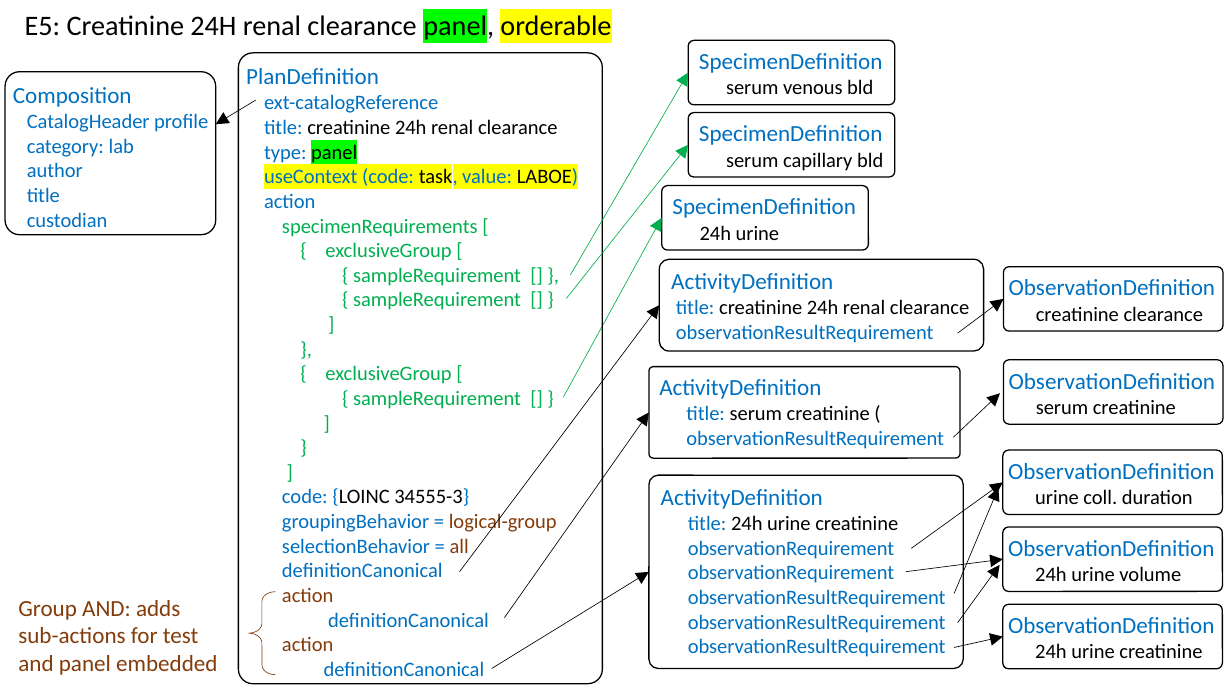
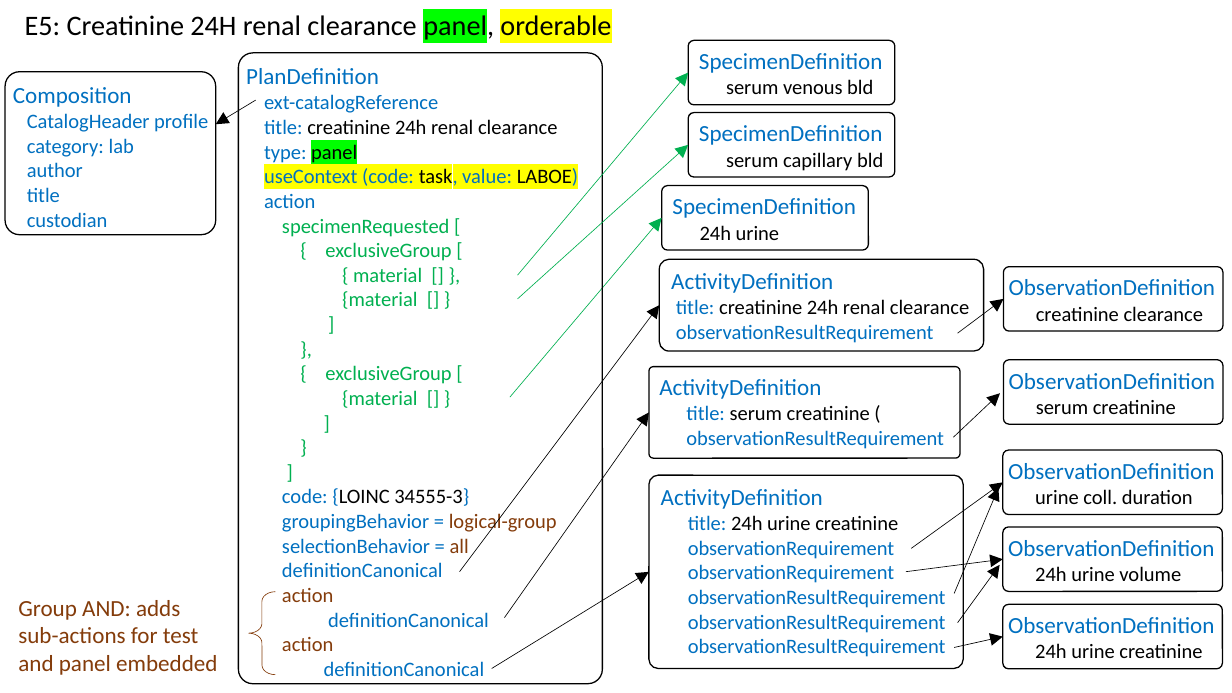
Before and after one commit to HL7/fhir-order-catalog, a slide deck: slide 1 of input/images-source/LabExampleE5Technical.pptx. Drawn at 1232x693 pixels with LibreOffice and Linux fonts; fonts in the diff are those of the drawing. Boxes give left, top, right and bottom in pixels: in the first picture for what was removed or moved away, otherwise in the second. Text is boxed around its words. In the diff, an @@ line names an element or a change of style, - is before the commit and + after.

```diff
--- a/input/images-source/LabExampleE5Technical.pptx
+++ b/input/images-source/LabExampleE5Technical.pptx
@@ arrow moved from (570, 275) - (689, 73) to (518, 275) - (689, 73) @@
@@ arrow moved from (567, 299) - (689, 145) to (518, 299) - (689, 145) @@
@@ text in rounded rectangle at <box>282,218,450,237</box>: text changed @@
-specimenRequirements [
+specimenRequested [
@@ arrow moved from (564, 397) - (662, 218) to (510, 397) - (662, 218) @@
@@ text in rounded rectangle at <box>342,267,422,309</box>: text changed @@
-{ sampleRequirement [] },
-{ sampleRequirement [] }
+{ material [] },
+{material [] }
@@ text in rounded rectangle at <box>342,390,418,408</box>: text changed @@
-{ sampleRequirement [] }
+{material [] }
```
Also in this commit, not shown: 38 other files.
